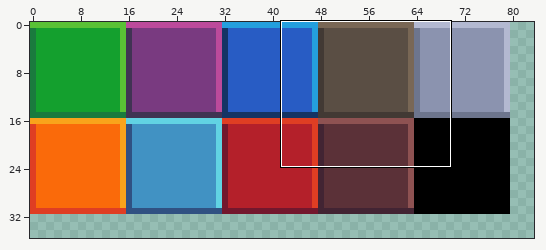
Edited in one commit: pixel-art file (Tetris/pieces_spritesheet.aseprite). The first picture is a wide view before the edit; the outline marks the close-up.
Close-up. Before the commit:
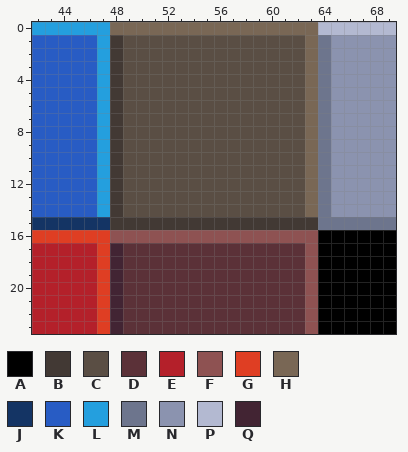
128x128 pixels, 1 frame. Shown: x 42..69, y 0..23. The wide view leaves out empty margins.
Palette (. is transparent): A #000000  B #423934  C #5a4e44  D #5b3138  E #b4202a  F #8e5252  G #df3e23  H #796755  J #143464  K #285cc4  L #249fde  M #6d758d  N #8b93af  P #b3b9d1  Q #422433
The same view after the edit:
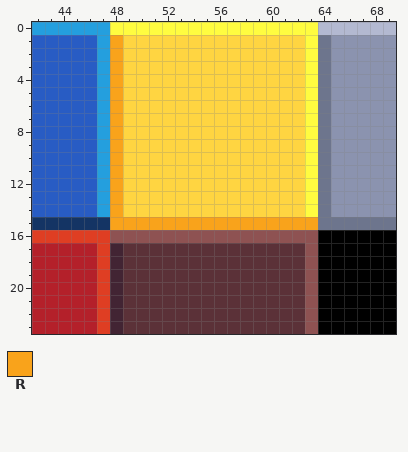
Colours new in this view: R #f9a31b
Changes in this commit:
{"colour":"C","old":"#5a4e44","new":"#ffd541"}
{"colour":"H","old":"#796755","new":"#fffc40"}
{"y":1,"x":48,"old":"B","new":"R"}
{"y":2,"x":48,"old":"B","new":"R"}
{"y":3,"x":48,"old":"B","new":"R"}
{"y":4,"x":48,"old":"B","new":"R"}
{"y":5,"x":48,"old":"B","new":"R"}
{"y":6,"x":48,"old":"B","new":"R"}
{"y":7,"x":48,"old":"B","new":"R"}
{"y":8,"x":48,"old":"B","new":"R"}
{"y":9,"x":48,"old":"B","new":"R"}
{"y":10,"x":48,"old":"B","new":"R"}
{"y":11,"x":48,"old":"B","new":"R"}
{"y":12,"x":48,"old":"B","new":"R"}
{"y":13,"x":48,"old":"B","new":"R"}
{"y":14,"x":48,"old":"B","new":"R"}
{"y":15,"x":48,"old":"BBBBBBBBBBBBBBBB","new":"RRRRRRRRRRRRRRRR"}
{"label":"changed","picture_box":[110,22,318,230]}
